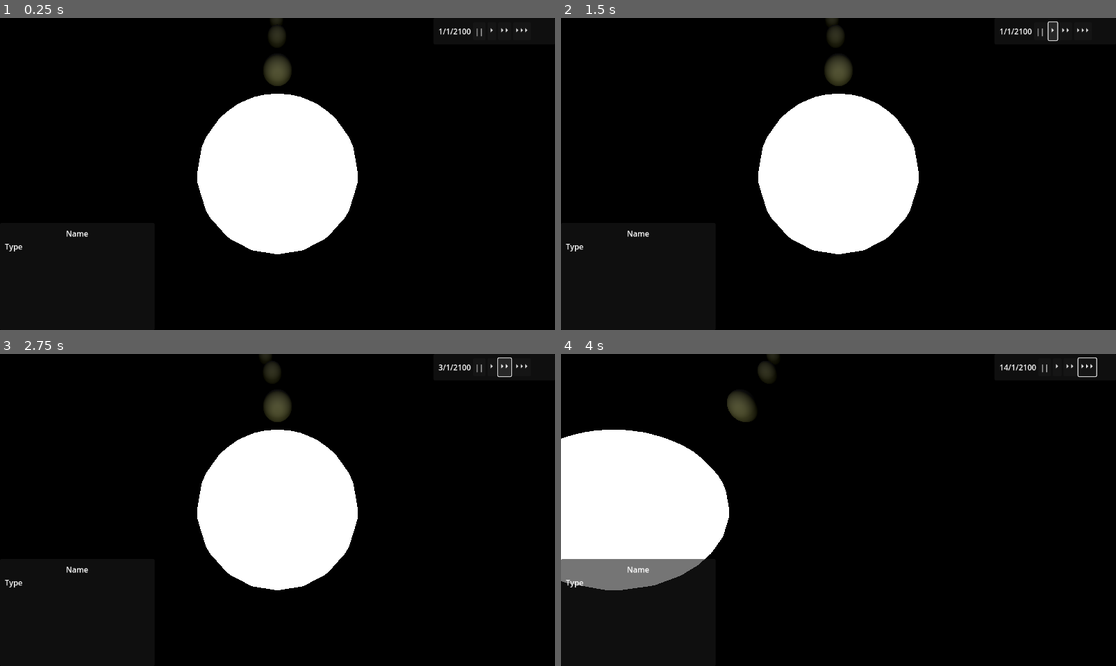
Above: before the commit, frames 1-4 (two rows, left to right).
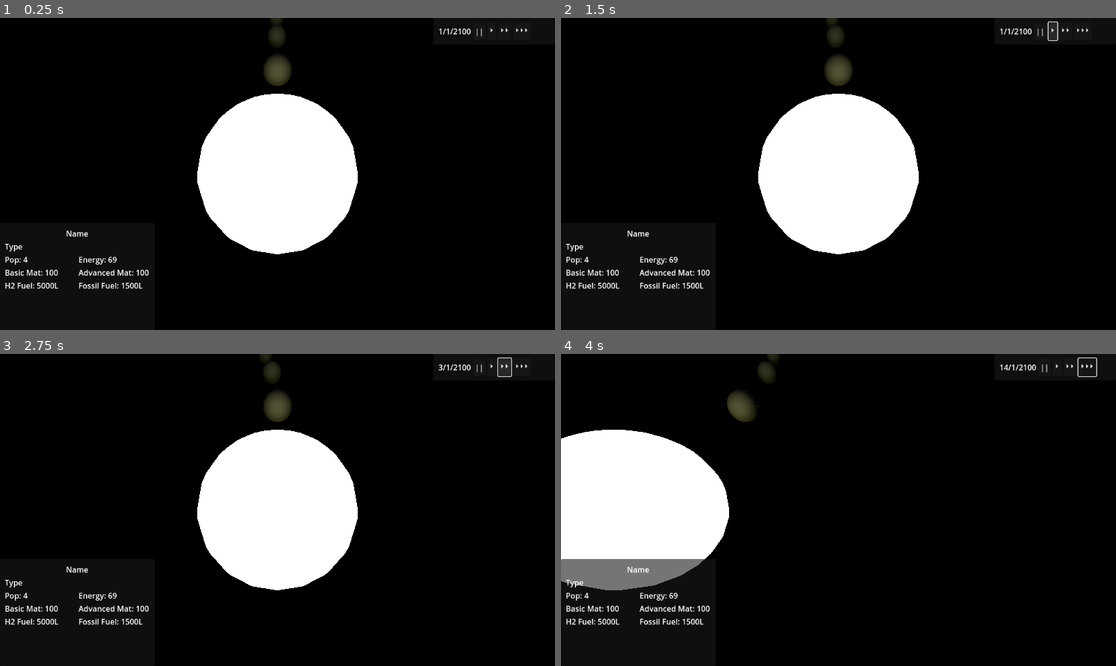
Above: after the commit, the same moments.

Repository: Caine-Coy/CoyVerse
Game: Godot game, scene res://Galaxy.tscn
The game is run twice, just before and just after one commit, with the same random seed, the same clock (stepped at 60 frames per second) and the same inputs.
Inputs (mouse positions are in pixels of both pictures, inside the frame that each line leads up to):
- Up to frame 1 (0.25 s): no input
- Up to frame 2 (1.5 s): click "||" at 0.5 s; click "⏵" at 1.25 s
- Up to frame 3 (2.75 s): click "⏵⏵" at 2 s
- Up to frame 4 (4 s): click "⏵⏵⏵" at 2.75 s; tap Enter at 3.5 s; move the mouse to (960, 494) at 3.52 s; hold D (move_right) from 3.53 s (still down); hold Space (deselect) from 3.53 s (still down); click (960, 494) at 3.8 s

The runs differ from the first frame. In frame 1, 0.6% of the frame differs, in the area x 0-27%, y 76-87%; in frame 2, 0.6%; in frame 3, 0.6%; in frame 4, 0.6%, in the area x 0-36%, y 16-87%.

Commit message:
Feat: First instances of colonies on planets, new camera mode, new name generation

Diff:
--- a/CameraController.gd
+++ b/CameraController.gd
@@ -5,7 +5,7 @@
 @export_range(0,1) var camSpeedZoomMult = 0.05
 @export_range(0,1) var camZoomMult = 0.1
 @export var camZoomMax = 5000
-@export var camZoomMin = 3
+@export var camZoomMin = 0.1
 
 @onready var camera : Camera3D = $"CamRotateNode/Camera3D"
 @onready var camRotateNode : Node3D = $"CamRotateNode"
@@ -14,8 +14,9 @@
 var focusViewPreset : Vector3 = Vector3(0,0,0)
 
 var zoomLevel
-var currSelectedObject
+var currSelectedObject : Node3D
 var currObjectChanged
+var colonyMode = false
 
 signal update_infobox(object : Node3D)
 
@@ -34,13 +35,18 @@
 		if currSelectedObject!=null && currObjectChanged:
 			update_infobox.emit(currSelectedObject)
 			currObjectChanged = false
-			if currSelectedObject != get_parent_node_3d():
+			if currSelectedObject != get_parent_node_3d() && colonyMode == false:
 				FollowObject(currSelectedObject)
+				if currSelectedObject.is_in_group("Colony"):
+					CoyDebug.Log(str("Entered colony mode around ",currSelectedObject.get_parent()),CoyDebug.verbosityStates.ALL)
+					colonyMode = true
 
 
 	if Input.is_action_pressed("deselect"):
 		if currSelectedObject != null && get_parent_node_3d() != galacticCore:
 			DetachView()
+		if colonyMode:
+			colonyMode = false
 
 func _movement(delta):
 	var hor_dir = Input.get_vector("move_left","move_right","move_forward","move_backward")
@@ -67,8 +73,6 @@
 	currSelectedObject = object
 	currObjectChanged = true
 
-
-
 func DetachView():
 	var _pos = global_position
 	var _rot = global_rotation
@@ -88,7 +92,5 @@
 		if !clickables[i].object_brushed.is_connected(object_brushed):
 			clickables[i].object_brushed.connect(object_brushed)
 
-
-
 func _on_galactic_core_galaxy_finished_loading():
 	ScanClickables()
--- a/CelBody/CelestialBody.gd
+++ b/CelBody/CelestialBody.gd
@@ -6,7 +6,6 @@
 @onready var barycentre : Node3D = get_parent()
 @onready var system : Node3D #
 
-
 enum CelestialTypes{STAR,PLANET,MOON,ASTEROID}
 enum PlanetTypes{CONTINENTAL,WATER_OCEAN,ICE,MAGMA,BARREN}
 
@@ -14,6 +13,7 @@
 var planetType
 var radius
 var rotationSpeed = 0
+
 # Called when the node enters the scene tree for the first time.
 func _ready():
 	barycentre.name = name
--- /dev/null
+++ b/CelBody/Civilisation/ColonyNode.tscn
@@ -0,0 +1,12 @@
+[gd_scene load_steps=4 format=3 uid="uid://ctbtgao7pjkne"]
+
+[ext_resource type="Script" path="res://CelBody/Civilisation/PlanetEconController.gd" id="1_qs8fm"]
+[ext_resource type="PackedScene" path="res://CelBody/Components/inventory.tscn" id="2_u3tvg"]
+[ext_resource type="PackedScene" uid="uid://crjviy2o7hva7" path="res://CelBody/Civilisation/ColonyStructures/space_port.tscn" id="3_5ko6o"]
+
+[node name="ColonyPosition" type="Node3D"]
+script = ExtResource("1_qs8fm")
+
+[node name="PlanetInventory" parent="." instance=ExtResource("2_u3tvg")]
+
+[node name="SpacePort" parent="." instance=ExtResource("3_5ko6o")]
--- /dev/null
+++ b/CelBody/Civilisation/ColonyStructures/ColonyComponents/road_access_node.tscn
@@ -0,0 +1,7 @@
+[gd_scene format=3 uid="uid://x47iw47qycg1"]
+
+[node name="RoadAccess" type="Node3D"]
+
+[node name="CSGBox3D" type="CSGBox3D" parent="."]
+transform = Transform3D(1, 0, 0, 0, 1, 0, 0, 0, 1, 0, 0, -0.466842)
+size = Vector3(0.1, 0.1, 0.1)
--- /dev/null
+++ b/CelBody/Civilisation/ColonyStructures/space_port.tscn
@@ -0,0 +1,28 @@
+[gd_scene load_steps=5 format=3 uid="uid://crjviy2o7hva7"]
+
+[ext_resource type="PackedScene" uid="uid://bovarkqfbugfq" path="res://Utility/clickable_area.tscn" id="1_t66py"]
+[ext_resource type="PackedScene" path="res://CelBody/Components/inventory.tscn" id="2_th20b"]
+[ext_resource type="PackedScene" uid="uid://x47iw47qycg1" path="res://CelBody/Civilisation/ColonyStructures/ColonyComponents/road_access_node.tscn" id="3_7jdfh"]
+
+[sub_resource type="BoxShape3D" id="BoxShape3D_hxj72"]
+size = Vector3(1, 0.5, 1)
+
+[node name="SpacePort" type="CSGTorus3D" groups=["Colony"]]
+inner_radius = 0.25
+outer_radius = 0.5
+sides = 12
+ring_sides = 8
+
+[node name="CSGBox3D" type="CSGBox3D" parent="."]
+transform = Transform3D(0.629511, 0, 0, 0, 0.0455305, 0, 0, 0, 0.659977, 0, 0, 0)
+
+[node name="ClickableArea" parent="." instance=ExtResource("1_t66py")]
+
+[node name="Collider" parent="ClickableArea" index="0"]
+shape = SubResource("BoxShape3D_hxj72")
+
+[node name="Inventory" parent="." instance=ExtResource("2_th20b")]
+
+[node name="RoadAccess" parent="." instance=ExtResource("3_7jdfh")]
+
+[editable path="ClickableArea"]
--- a/CelBody/Civilisation/Components/inventory.tscn
+++ /dev/null
@@ -1,6 +0,0 @@
-[gd_scene load_steps=2 format=3 uid="uid://c04affwt4oxtp"]
-
-[ext_resource type="Script" path="res://CelBody/Civilisation/Components/Inventory.gd" id="1_80a2b"]
-
-[node name="Inventory" type="Node"]
-script = ExtResource("1_80a2b")
--- a/CelBody/Civilisation/PlanetEconController.gd
+++ b/CelBody/Civilisation/PlanetEconController.gd
@@ -1,8 +1,12 @@
 extends Node3D
-
+#This is where the central spaceport for the colony is.
 #Times Thousand
 var population
-@onready var resourceInv = $Inventory
+@onready var planet = get_parent()
+@onready var planetInventory = $PlanetInventory
+@onready var stockpiledInv = $SpacePort/Inventory
 
+func _ready():
+	name = str(planet.name," Base ",CoyName.IntToGreek(1))
 func update():
 	pass
--- a/CelBody/Civilisation/civilisation.tscn
+++ /dev/null
@@ -1,9 +0,0 @@
-[gd_scene load_steps=3 format=3 uid="uid://da8b5tr7gy7tl"]
-
-[ext_resource type="Script" path="res://CelBody/Civilisation/PlanetEconController.gd" id="1_qs8fm"]
-[ext_resource type="PackedScene" uid="uid://c04affwt4oxtp" path="res://CelBody/Civilisation/Components/inventory.tscn" id="2_u3tvg"]
-
-[node name="Civilisation" type="Node3D"]
-script = ExtResource("1_qs8fm")
-
-[node name="Inventory" parent="." instance=ExtResource("2_u3tvg")]
--- /dev/null
+++ b/CelBody/Components/inventory.tscn
@@ -0,0 +1,6 @@
+[gd_scene load_steps=2 format=3]
+
+[ext_resource type="Script" path="res://CelBody/Components/Inventory.gd" id="1_80a2b"]
+
+[node name="Inventory" type="Node"]
+script = ExtResource("1_80a2b")
--- a/CelBody/PrefabScenes/planet.tscn
+++ b/CelBody/PrefabScenes/planet.tscn
@@ -1,8 +1,8 @@
-[gd_scene load_steps=4 format=3 uid="uid://bnogisdahiyqm"]
+[gd_scene load_steps=4 format=3 uid="uid://3ahaag7fuutm"]
 
 [ext_resource type="Script" path="res://CelBody/CelestialBody.gd" id="1_ry6sy"]
 [ext_resource type="PackedScene" uid="uid://bovarkqfbugfq" path="res://Utility/clickable_area.tscn" id="2_cl000"]
-[ext_resource type="PackedScene" uid="uid://da8b5tr7gy7tl" path="res://CelBody/Civilisation/civilisation.tscn" id="3_y4wr4"]
+[ext_resource type="PackedScene" uid="uid://ctbtgao7pjkne" path="res://CelBody/Civilisation/ColonyNode.tscn" id="3_y4wr4"]
 
 [node name="Barycentre" type="Node3D"]
 
@@ -21,6 +21,7 @@
 [node name="ClickableArea" parent="Planet/Body" instance=ExtResource("2_cl000")]
 unique_name_in_owner = true
 
-[node name="CivilisationNode" parent="Planet" instance=ExtResource("3_y4wr4")]
+[node name="ColonyPosition" parent="Planet" instance=ExtResource("3_y4wr4")]
+transform = Transform3D(-4.37114e-08, 1, 0, -1, -4.37114e-08, 0, 0, 0, 1, 10.0068, 0, 0)
 
 [editable path="Planet/Body/ClickableArea"]
--- a/ControlUi.gd
+++ b/ControlUi.gd
@@ -18,8 +18,9 @@
 	selectedObject  = _object.get_parent()
 	CoyDebug.Log(str(selectedObject.name," Requested Infobox Update"),CoyDebug.verbosityStates.ALL)
 	nameLabel.text = selectedObject.name
-
 	SetTypeBox(selectedObject)
+	#~Get if colony
+	#if selectedObject.get_node
 
 func SetTypeBox(_object):
 	if selectedObject.is_in_group("Planet") or selectedObject.is_in_group("Star"):
--- a/SolarSysController.gd
+++ b/SolarSysController.gd
@@ -38,7 +38,7 @@
 	planets.append(planet)
 	star.add_child(planetBary)
 
-
+	planetBary.name = str(name," ",CoyName.IntToRoman(planetNum+1))
 	planet.name = str(name," ",CoyName.IntToRoman(planetNum+1))
 	planet.SetRandomPlanetType()
 	planet.position.z = -((galaxyController.SCALE * planetNum) + (starRadius*4))
--- a/UI/Main_ui.tscn
+++ b/UI/Main_ui.tscn
@@ -47,8 +47,70 @@
 layout_mode = 2
 text = "Type"
 
-[node name="HBoxContainer" type="HBoxContainer" parent="InfoBox/MarginContainer/VBoxContainer"]
+[node name="ColonyLabel" type="GridContainer" parent="InfoBox/MarginContainer/VBoxContainer"]
 layout_mode = 2
+size_flags_vertical = 3
+columns = 2
+
+[node name="PopLabel" type="Label" parent="InfoBox/MarginContainer/VBoxContainer/ColonyLabel"]
+layout_mode = 2
+size_flags_horizontal = 3
+size_flags_vertical = 1
+text = "Pop: 4"
+
+[node name="EnergyLabel" type="Label" parent="InfoBox/MarginContainer/VBoxContainer/ColonyLabel"]
+layout_mode = 2
+size_flags_horizontal = 3
+size_flags_vertical = 1
+text = "Energy: 69"
+
+[node name="BMatLabel" type="Label" parent="InfoBox/MarginContainer/VBoxContainer/ColonyLabel"]
+layout_mode = 2
+size_flags_horizontal = 3
+size_flags_vertical = 1
+text = "Basic Mat: 100"
+
+[node name="AMatLabel" type="Label" parent="InfoBox/MarginContainer/VBoxContainer/ColonyLabel"]
+layout_mode = 2
+size_flags_horizontal = 3
+size_flags_vertical = 1
+text = "Advanced Mat: 100"
+
+[node name="HydrogenLabel" type="Label" parent="InfoBox/MarginContainer/VBoxContainer/ColonyLabel"]
+layout_mode = 2
+size_flags_horizontal = 3
+size_flags_vertical = 1
+text = "H2 Fuel: 5000L"
+
+[node name="FossilFuelLabel" type="Label" parent="InfoBox/MarginContainer/VBoxContainer/ColonyLabel"]
+layout_mode = 2
+size_flags_horizontal = 3
+size_flags_vertical = 1
+text = "Fossil Fuel: 1500L"
+
+[node name="Label7" type="Label" parent="InfoBox/MarginContainer/VBoxContainer/ColonyLabel"]
+visible = false
+layout_mode = 2
+size_flags_horizontal = 3
+size_flags_vertical = 1
+
+[node name="Label8" type="Label" parent="InfoBox/MarginContainer/VBoxContainer/ColonyLabel"]
+visible = false
+layout_mode = 2
+size_flags_horizontal = 3
+size_flags_vertical = 1
+
+[node name="Label9" type="Label" parent="InfoBox/MarginContainer/VBoxContainer/ColonyLabel"]
+visible = false
+layout_mode = 2
+size_flags_horizontal = 3
+size_flags_vertical = 1
+
+[node name="Label10" type="Label" parent="InfoBox/MarginContainer/VBoxContainer/ColonyLabel"]
+visible = false
+layout_mode = 2
+size_flags_horizontal = 3
+size_flags_vertical = 1
 
 [node name="DateBox" type="Panel" parent="."]
 layout_mode = 1
--- a/Utility/Autoloaded/CoyName.gd
+++ b/Utility/Autoloaded/CoyName.gd
@@ -3,8 +3,8 @@
 @onready var starNames = CoyFile.LoadFileCSV("res://CelBody/StarNames.json")
 var usedStarNames = []
 #Romaniser
-var _values = [1000, 900, 500, 400, 100, 90, 50, 40, 10, 9, 5, 4, 1]
-var _symbols = ['M', 'CM', 'D', 'CD', 'C', 'XC', 'L', 'XL', 'X', 'IX', 'V', 'IV', 'I']
+var roman_numerals = {'M' : 1000, 'CM' : 90, 'D' : 500, 'CD' : 400, 'C' : 100, 'XC' : 90, 'L' : 50, 'XL' : 40, 'X' :10, 'IX' : 9, 'V' : 5, 'IV' : 4, 'I' : 1}
+var greek_letters = ['Alpha', 'Beta', 'Gamma', 'Delta', 'Epsilon', 'Zeta', 'Eta', 'Theta', 'Iota', 'Kappa', 'Lambda', 'Mu', 'Nu', 'Xi', 'Omicron', 'Pi', 'Rho', 'Sigma', 'Tau', 'Upsilon', 'Phi', 'Chi', 'Psi', 'Omega']
 
 func GetStarName():
 	var _name
@@ -16,8 +16,13 @@
 
 func IntToRoman(_number : int):
 	var _roman_numeral = ''
-	for i in range(_values.size()):
-		while _number >= _values[i]:
-			_roman_numeral += _symbols[i]
-			_number -= _values[i]
+	for key in roman_numerals:
+		while _number >= roman_numerals.get(key):
+			_roman_numeral += key
+			_number -= roman_numerals.get(key)
 	return _roman_numeral
+
+func IntToGreek(_number : int):
+	# Adjust the number to fit within the range of Greek letters
+	_number = (_number - 1) % 24
+	return greek_letters[_number]
Renamed: CelBody/Civilisation/Components/Inventory.gd -> CelBody/Components/Inventory.gd
